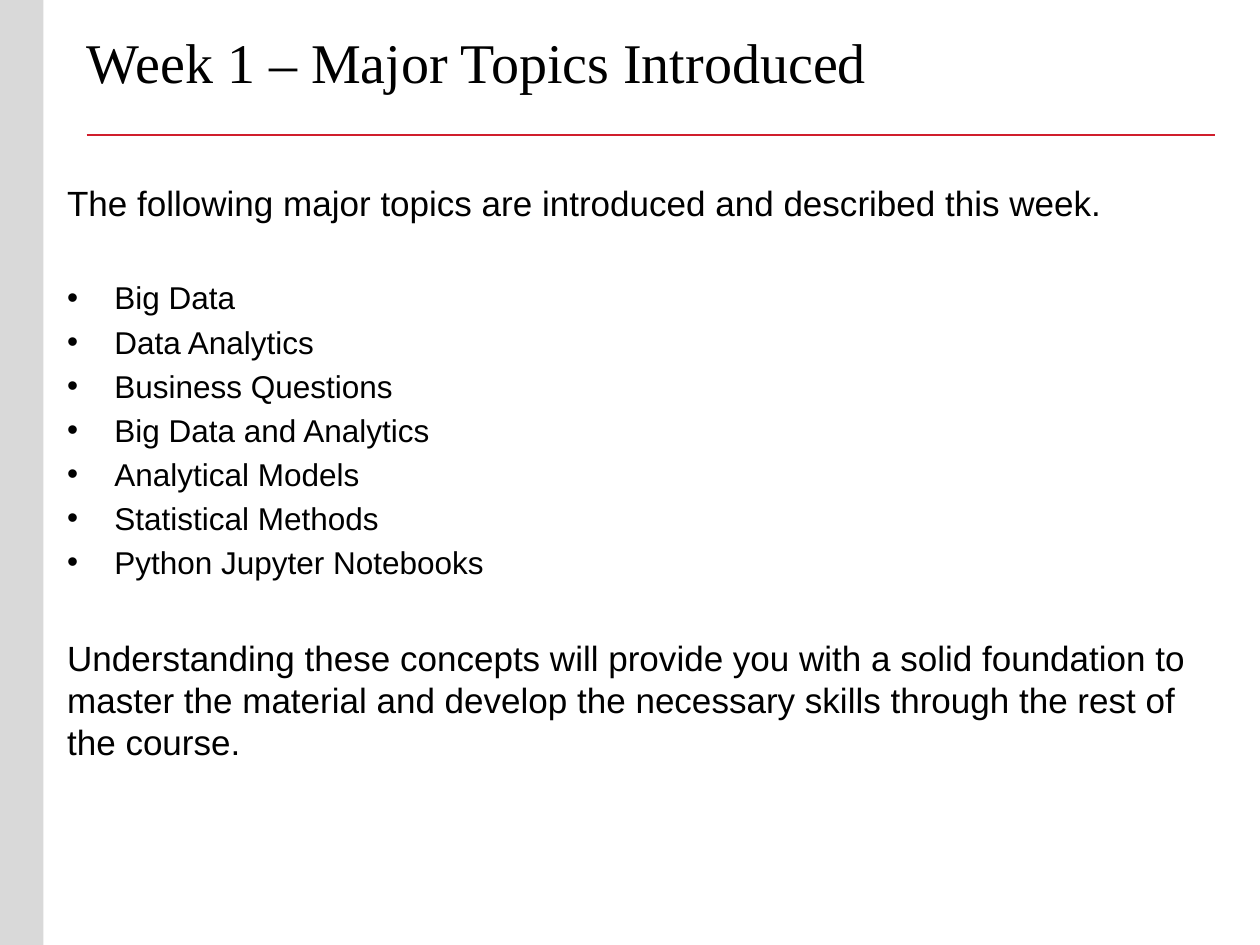
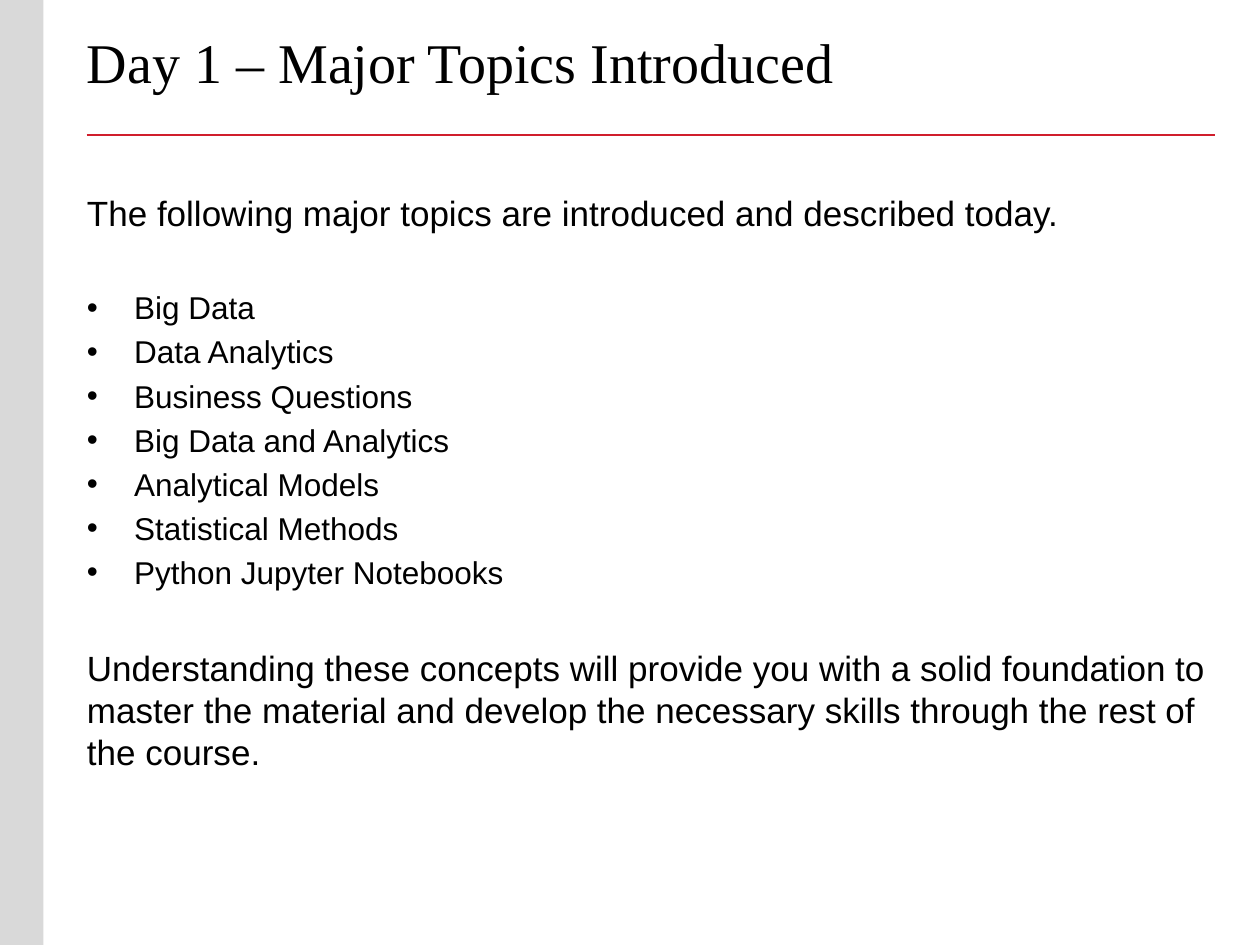
Before and after one commit to buyuhuang/csda1000_FT, a slide deck: slide 2 of day1/1. Lecture/day_1_intro_to_data_analytics_lecture.pptx. Drawn at 1260x945 pixels with LibreOffice and Linux fonts; fonts in the diff are those of the drawing; background and template pictures are left out. Boxes give left, top, right and bottom in pixels: in the first picture for what was removed or moved away, otherwise in the second. Text is boxed around its words. In the diff, an @@ line names an element or a change of style, - is before the commit and + after.

```diff
--- a/day1/1. Lecture/day_1_intro_to_data_analytics_lecture.pptx
+++ b/day1/1. Lecture/day_1_intro_to_data_analytics_lecture.pptx
@@ title at <box>87,44,834,94</box>: text changed @@
-Week 1 – Major Topics Introduced
+Day 1 – Major Topics Introduced
@@ text "The following major topics are ...": place and size @@
-text "The following major topics are ..." at <box>67,190,1184,756</box>
+text "The following major topics are ..." at <box>87,200,1204,766</box>
@@ text at <box>87,200,1058,232</box>: text changed @@
-The following major topics are introduced and described this week.
+The following major topics are introduced and described today.
```
Also in this commit, not shown: 1 other slide changed, 11 slides added, 14 other files.
